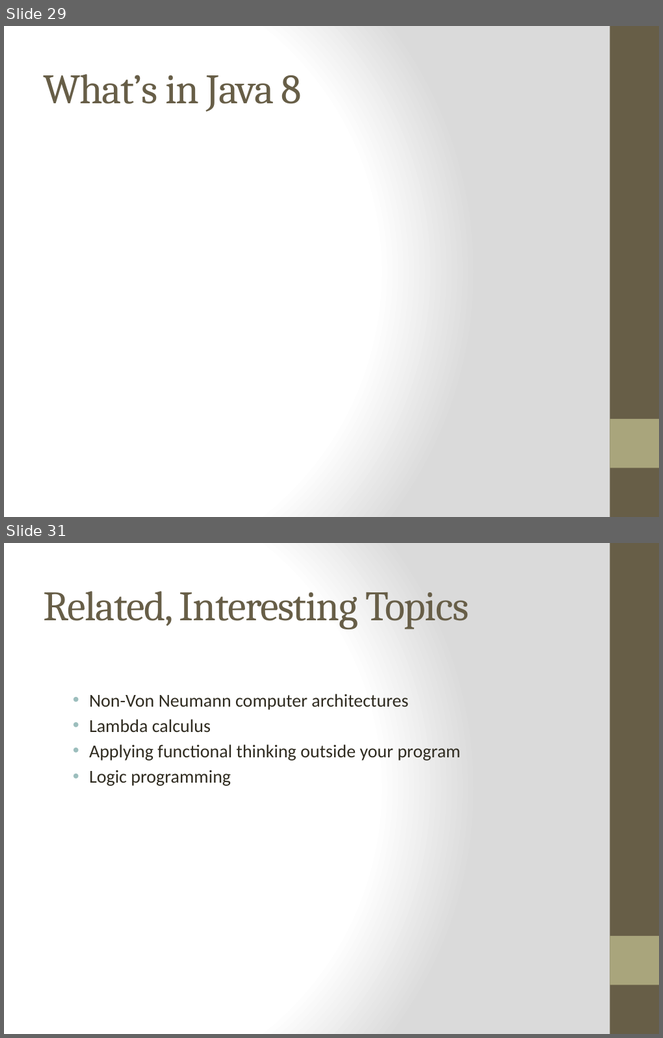
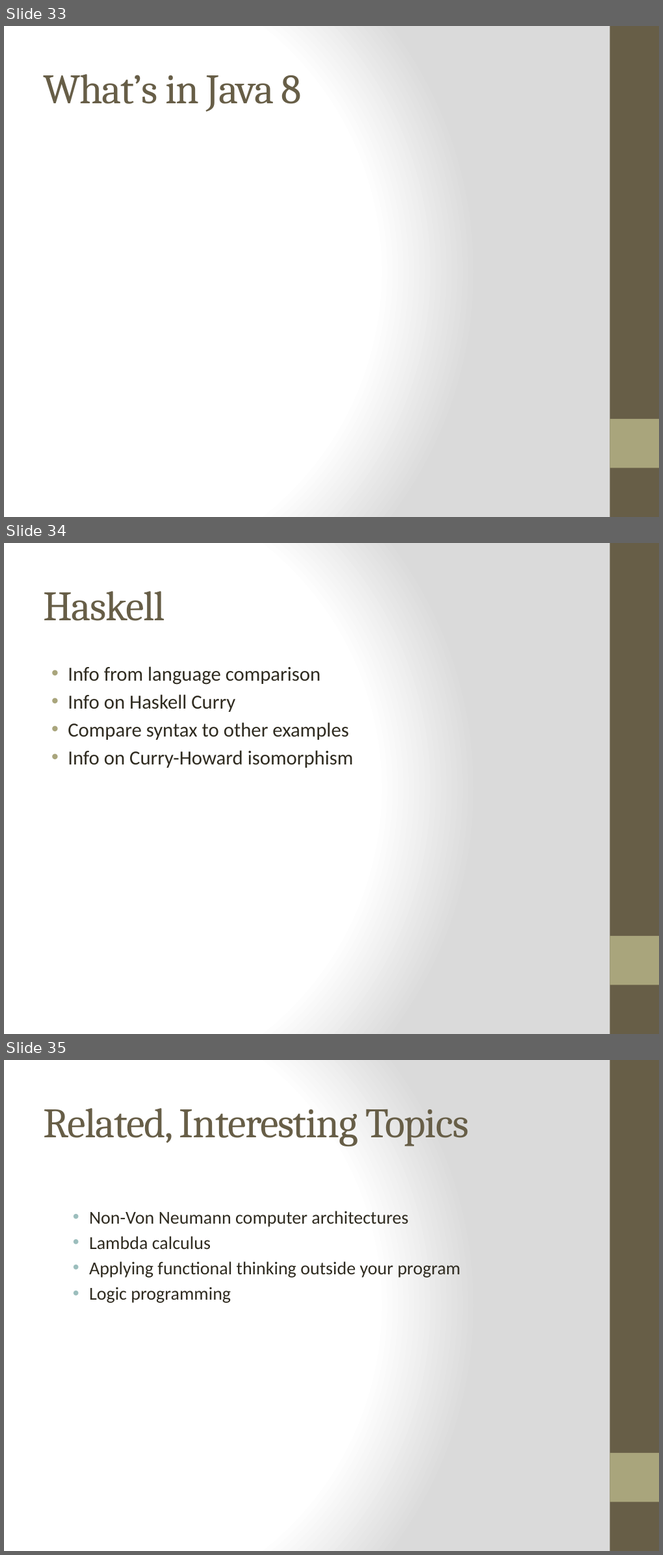
Before and after one commit to bjhartin/FoundationsOfFunctionalProgramming, a slide deck: FoundationsOfFunctionalProgramming.pptx. Shown one above the other, each under a label of ours: slides 29 and 31 before the commit, slides 33, 34 and 35 after it; the slides between them are not shown. The pictures are 663x1038 and 663x1555 pixels, drawn with LibreOffice and Linux fonts; fonts in the diff are those of the drawing. Boxes give left, top, right and bottom in pixels: in the first picture for what was removed or moved away, otherwise in the second. Text is boxed around its words. In the diff, an @@ line names an element or a change of style, - is before the commit and + after.

Commit message:
Brian: Added slides and examples for list comprehensions.

```diff
--- a/FoundationsOfFunctionalProgramming.pptx
+++ b/FoundationsOfFunctionalProgramming.pptx
@@ slide 34 added at [4, 543, 659, 1034], background gradient #FFFFFF to #DADADA; not listed: 2 template elements that a slide beside it also shows @@
@@ title added at [43, 591, 165, 621], 46 pt, text #675E47 @@
+Haskell
@@ text added at [68, 667, 354, 768], 22 pt, text #2F2B20 @@
+• Info from language comparison
+• Info on Haskell Curry
+• Compare syntax to other examples
+• Info on Curry-Howard isomorphism
@@ what was slide 29 is now slide 33 @@
@@ what was slide 31 is now slide 35 @@
```
Also in this commit, not shown: 2 slides changed, 3 other slides added, 4 other files.
